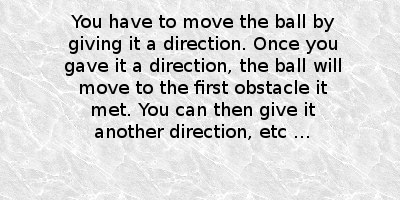
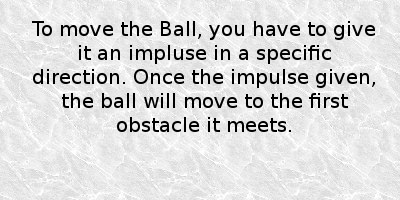
Comparing the layer stacks of the two (400, 200) images. Changes:
renamed "Calque Copié" to "To move the Ball, you have to ...", painted on it over [32, 14, 375, 140]
